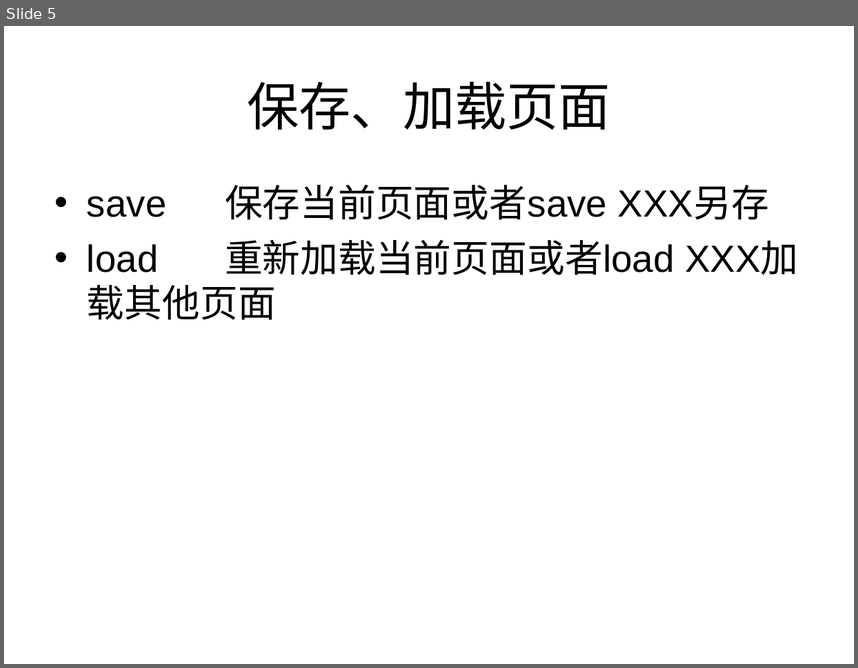
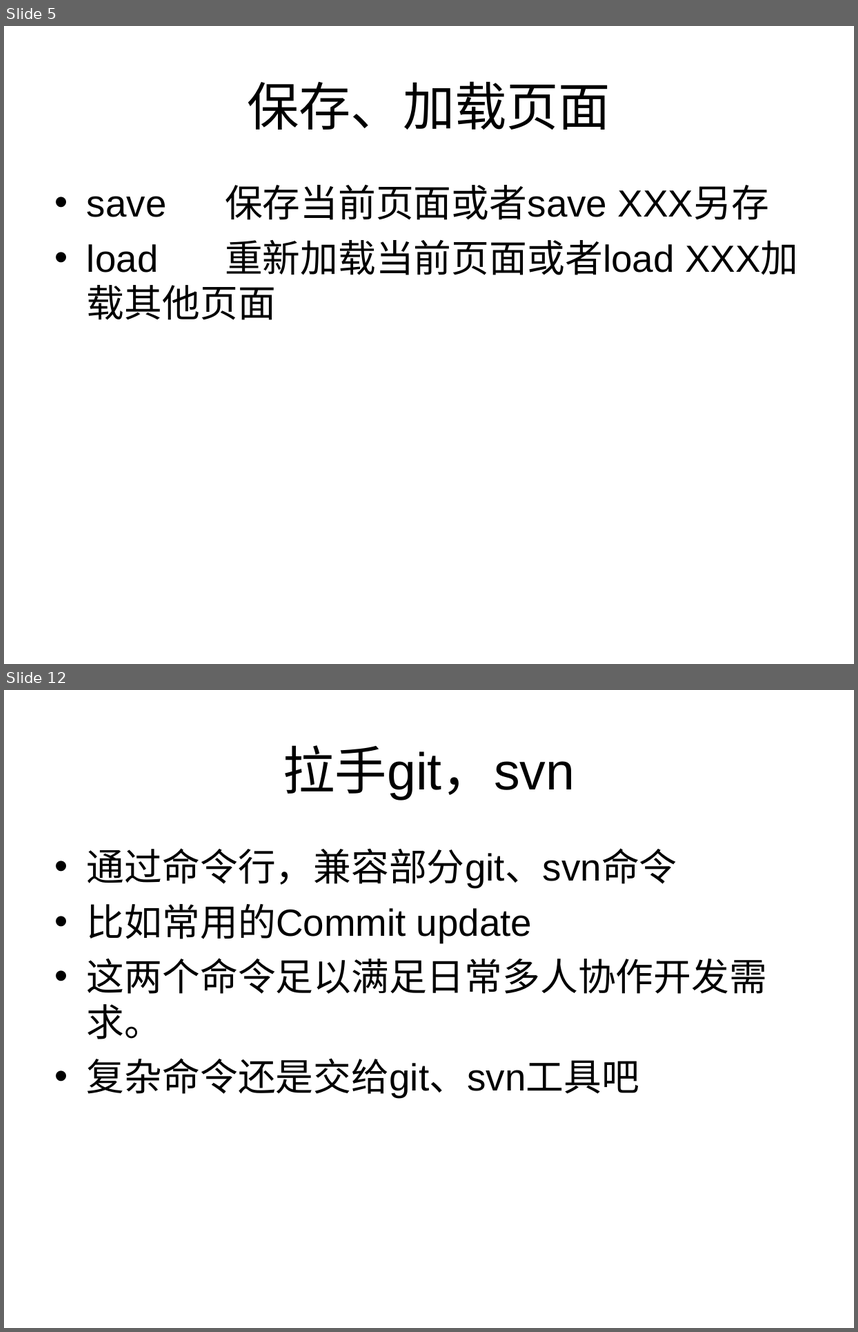
Before and after one commit to 306808700/hcs, a slide deck: 1.0/guide/HCS 基于chrome的命令行的编辑工具.ppt. Shown one above the other, each under a label of ours: slide 5 before the commit, slides 5 and 12 after it; the slides between them are not shown. The pictures are 858x668 and 858x1332 pixels, drawn with LibreOffice and Linux fonts; fonts in the diff are those of the drawing. Boxes give left, top, right and bottom in pixels: in the first picture for what was removed or moved away, otherwise in the second. Text is boxed around its words. In the diff, an @@ line names an element or a change of style, - is before the commit and + after.

```diff
--- a/1.0/guide/HCS 基于chrome的命令行的编辑工具.ppt
+++ b/1.0/guide/HCS 基于chrome的命令行的编辑工具.ppt
@@ slide 12 added at [4, 690, 854, 1328], background #FFFFFF @@
@@ title added at [283, 745, 575, 800], 44 pt, text #000000 @@
+拉手git，svn
@@ text added at [87, 848, 767, 1098], 32 pt, text #000000 @@
+• 通过命令行，兼容部分git、svn命令
+• 比如常用的Commit update
+• 这两个命令足以满足日常多人协作开发需求。
+• 复杂命令还是交给git、svn工具吧
```
Also in this commit, not shown: 4 slides changed, 7 other slides added.
